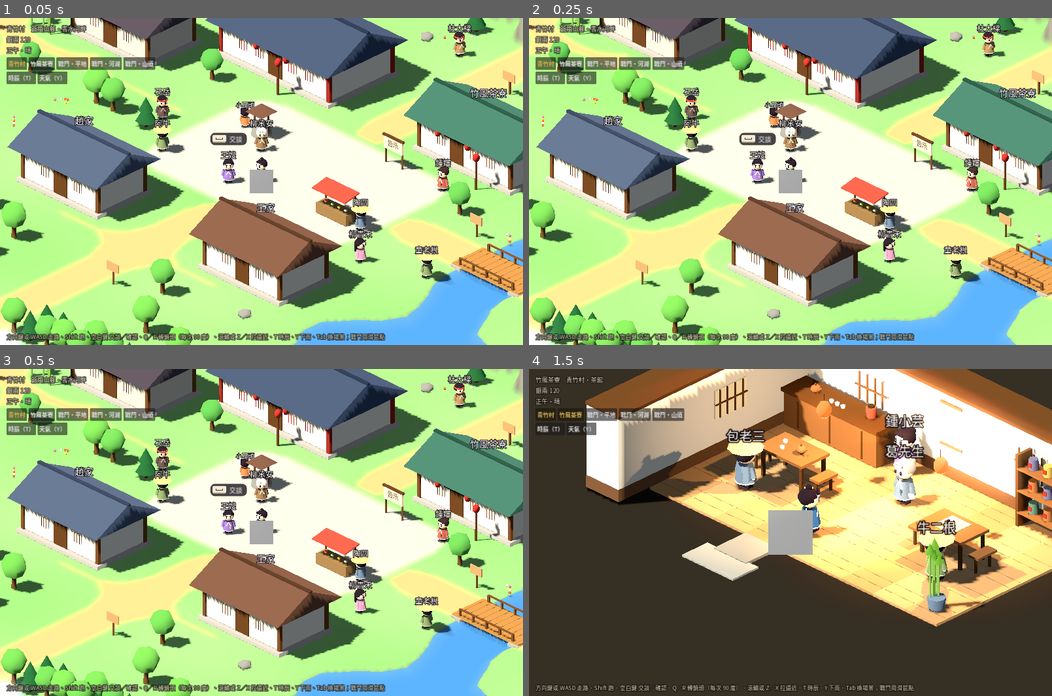
Above: before the commit, frames 1-4 (two rows, left to right).
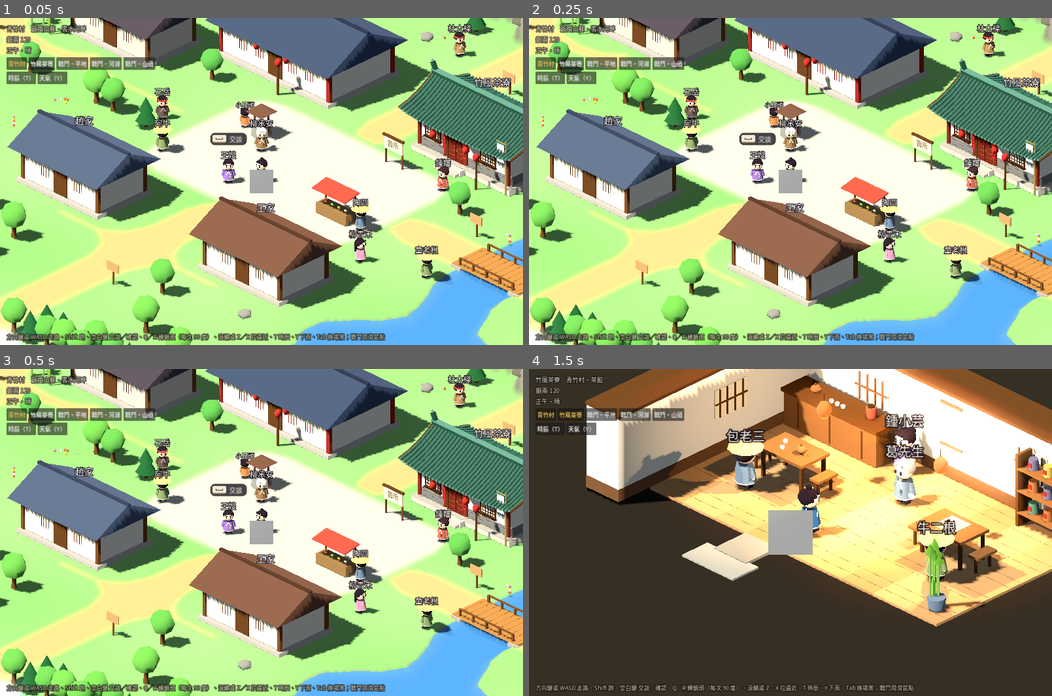
Above: after the commit, the same moments.

Repository: aidankaokao/wuxia-pixel-game
Game: Godot game, scene res://scenes/main.tscn
Same seed, same stepped clock (60 frames per second), same inputs: the game is played once before the commit and once after it.
Inputs (mouse positions are in pixels of both pictures, inside the frame that each line leads up to):
- Up to frame 1 (0.05 s): no input
- Up to frame 2 (0.25 s): no input
- Up to frame 3 (0.5 s): no input
- Up to frame 4 (1.5 s): click "竹風茶寮" at 0.5 s; tap Enter at 1.25 s; move the mouse to (905, 516) at 1.27 s; hold Right from 1.28 s (still down); hold Z from 1.28 s (still down); click (905, 516) at 1.42 s

The runs differ from the first frame. In frame 1, 4.4% of the frame differs, in the area x 76-100%, y 0-55%; in frame 2, 4.4%; in frame 3, 4.4%; in frame 4, nothing differs.

Commit message:
Godot 版：山上的植被與青苔、精細版竹風茶寮（筒瓦屋頂、飛簷、斗拱、格子窗、門釘、春聯、幌子）
Co-Authored-By: Claude Opus 5.5 <noreply@anthropic.com>

Diff:
--- /dev/null
+++ b/godot/scripts/fine_house.gd
@@ -0,0 +1,268 @@
+class_name FineHouse
+## 精細版的房子（先做竹風茶寮給使用者看）：
+## - 屋頂：中間微微下凹的兩面坡，一行行筒瓦從屋脊排到屋簷，簷口一排瓦當；屋脊兩端往上翹，屋簷四角飛起；兩頭有博風板。
+## - 屋身：石砌台基與門前石階、朱紅圓柱、柱頭的小斗拱、額枋、下半截磚牆；格子窗（窗櫺）、兩扇門板（門釘、門環）、
+##   門邊一對春聯、門楣上的匾額、簷下兩盞燈籠，門前一支寫著「茶」的幌子。
+## 座標跟 village.gd 的 _building 一樣：原點在佔地左上角，x 往右 w 格、z 往前 d 格，門在最前排。
+
+const PLINTH := 0.25
+const WALL_H := 1.5
+
+
+## v 是村子（燈籠要登記到它的 lamps 才會隨時辰亮）；回傳整棟房子
+static func build(v: Village, b: Dictionary) -> Node3D:
+	var st: Dictionary = b.st
+	var w: float = st.w
+	var d: float = st.h
+	var root := Node3D.new()
+	var front := d - 0.3
+	var back := 0.7
+	var cz := (front + back) / 2.0
+	var door_x: float = st.door + 0.5
+	var timber := Color("7a3226")
+	var wood := Color("5a3a22")
+	var plaster := Color("ece2cc")
+	var stone := Color("b8b0a0")
+	var base_y := PLINTH
+	var top_y := PLINTH + WALL_H
+
+	# ── 台基與石階 ──
+	root.add_child(Mk.box(Vector3(w - 0.05, PLINTH, front - back + 0.5), stone, Vector3(w / 2.0, PLINTH / 2.0, cz)))
+	root.add_child(Mk.box(Vector3(w - 0.05, 0.04, front - back + 0.5), stone.darkened(0.12), Vector3(w / 2.0, PLINTH + 0.01, cz)))
+	for i in 2:
+		root.add_child(Mk.box(Vector3(1.5 - i * 0.2, PLINTH * (1 - i * 0.5), 0.28), stone.darkened(0.05 * i), Vector3(door_x, PLINTH * (1 - i * 0.5) / 2.0, front + 0.36 + i * 0.22)))
+
+	# ── 牆：下半截磚、上半截白牆（四面） ──
+	var body_w := w - 0.5
+	var body_d := front - back - 0.1
+	var wx := w / 2.0
+	root.add_child(Mk.box(Vector3(body_w, WALL_H, body_d), plaster, Vector3(wx, base_y + WALL_H / 2.0, cz)))
+	root.add_child(Mk.box(Vector3(body_w + 0.02, 0.45, body_d + 0.02), Color("7a7670"), Vector3(wx, base_y + 0.225, cz)))
+	# 磚縫
+	for k in 3:
+		root.add_child(Mk.box(Vector3(body_w + 0.03, 0.015, body_d + 0.03), Color("5e5a54"), Vector3(wx, base_y + 0.11 + k * 0.12, cz)))
+	var fz := cz + body_d / 2.0 + 0.01
+
+	# ── 柱子：前排（兩端、門兩側）、後排兩端；柱頭一個小斗拱 ──
+	var cols := [0.3, door_x - 0.62, door_x + 0.62, w - 0.3]
+	for x in cols:
+		_pillar(root, Vector3(x, base_y, fz + 0.06), timber)
+	for x in [0.3, w - 0.3]:
+		_pillar(root, Vector3(x, base_y, cz - body_d / 2.0 - 0.06), timber)
+	# 額枋（柱子之間的橫樑）與樑上的彩繪色帶
+	root.add_child(Mk.box(Vector3(w - 0.4, 0.18, 0.12), timber, Vector3(wx, top_y - 0.12, fz + 0.06)))
+	root.add_child(Mk.box(Vector3(w - 0.6, 0.06, 0.13), Color("3e6656"), Vector3(wx, top_y - 0.12, fz + 0.065)))
+
+	# ── 門：兩扇門板、門釘、門環，門框 ──
+	var leaf_w := 0.48
+	for side in [-1, 1]:
+		var cx: float = door_x + side * leaf_w / 2.0
+		root.add_child(Mk.box(Vector3(leaf_w - 0.03, 1.15, 0.06), Color("6a2a20"), Vector3(cx, base_y + 0.575, fz + 0.02)))
+		for r in 4:
+			for c in 3:
+				root.add_child(Mk.ball(0.018, Color("d8b060"), Vector3(cx - 0.13 + c * 0.13, base_y + 0.3 + r * 0.22, fz + 0.06), 4))
+		var ring := MeshInstance3D.new()
+		var tm := TorusMesh.new()
+		tm.inner_radius = 0.035
+		tm.outer_radius = 0.05
+		tm.rings = 8
+		tm.ring_segments = 4
+		ring.mesh = tm
+		ring.material_override = Mk.mat(Color("c9a46a"))
+		ring.rotation.x = PI / 2.0
+		ring.position = Vector3(door_x + side * 0.08, base_y + 0.6, fz + 0.07)
+		root.add_child(ring)
+	root.add_child(Mk.box(Vector3(leaf_w * 2 + 0.16, 0.1, 0.1), wood, Vector3(door_x, base_y + 1.2, fz + 0.04)))
+	for side in [-1, 1]:
+		root.add_child(Mk.box(Vector3(0.08, 1.2, 0.1), wood, Vector3(door_x + side * (leaf_w + 0.04), base_y + 0.6, fz + 0.04)))
+
+	# ── 春聯（門邊兩根柱子上） ──
+	var lines := ["竹影搖風", "茶香引客"]
+	for i in 2:
+		var x: float = door_x + (-0.62 if i == 0 else 0.62)
+		root.add_child(Mk.box(Vector3(0.15, 0.82, 0.02), Color("c8302a"), Vector3(x, base_y + 0.85, fz + 0.16)))
+		var t := Label3D.new()
+		t.text = "\n".join(Array(lines[i].split("")))
+		t.font = Ui.font()
+		t.font_size = 22
+		t.pixel_size = 0.0055
+		t.line_spacing = -6
+		t.modulate = Color("1e1a18")
+		t.outline_size = 0
+		t.position = Vector3(x, base_y + 0.85, fz + 0.175)
+		root.add_child(t)
+
+	# ── 格子窗：前面門兩側各一扇、兩側牆各一扇 ──
+	for x in [(0.3 + door_x - 0.62) / 2.0, (door_x + 0.62 + w - 0.3) / 2.0]:
+		_lattice(root, Vector3(x, base_y + 0.95, fz + 0.015), 0.0, wood)
+	_lattice(root, Vector3(wx - body_w / 2.0 - 0.015, base_y + 0.95, cz), -PI / 2.0, wood)
+	_lattice(root, Vector3(wx + body_w / 2.0 + 0.015, base_y + 0.95, cz), PI / 2.0, wood)
+
+	# ── 匾額 ──
+	var sign_text: String = b.get("sign", "")
+	if sign_text != "":
+		var bw := 0.4 + sign_text.length() * 0.27
+		root.add_child(Mk.box(Vector3(bw + 0.08, 0.42, 0.05), Color("c9a46a"), Vector3(door_x, top_y - 0.02, fz + 0.14)))
+		root.add_child(Mk.box(Vector3(bw, 0.34, 0.06), Color("2a1f18"), Vector3(door_x, top_y - 0.02, fz + 0.15)))
+		var t2 := Label3D.new()
+		t2.text = sign_text
+		t2.font = Ui.font()
+		t2.font_size = 44
+		t2.pixel_size = 0.005
+		t2.modulate = Color("f0c860")
+		t2.outline_size = 0
+		t2.position = Vector3(door_x, top_y - 0.02, fz + 0.185)
+		root.add_child(t2)
+
+	# ── 屋頂 ──
+	_roof(root, st, w, back, front, cz, top_y + 0.05)
+
+	# ── 簷下燈籠、門前幌子 ──
+	for lx in [door_x - 1.0, door_x + 1.0]:
+		v._lantern(root, Vector3(lx, top_y - 0.35, fz + 0.45))
+	_flag(root, Vector3(w - 0.25, 0, front + 0.25), "茶")
+	return root
+
+
+## 圓柱：柱礎（石墩）、紅漆柱身、柱頭斗拱
+static func _pillar(root: Node3D, at: Vector3, timber: Color) -> void:
+	root.add_child(Mk.cyl(0.13, 0.15, 0.1, Color("a8a090"), at + Vector3(0, 0.05, 0), 8))
+	root.add_child(Mk.cyl(0.085, 0.09, WALL_H, timber, at + Vector3(0, WALL_H / 2.0, 0), 10))
+	root.add_child(Mk.box(Vector3(0.26, 0.08, 0.26), Color("5a3a22"), at + Vector3(0, WALL_H + 0.02, 0)))
+	root.add_child(Mk.box(Vector3(0.4, 0.07, 0.14), Color("3e6656"), at + Vector3(0, WALL_H + 0.09, 0)))
+
+
+## 格子窗：木框、糊窗紙、直橫的窗櫺；yaw 是面向（0 朝前）
+static func _lattice(root: Node3D, at: Vector3, yaw: float, wood: Color) -> void:
+	var g := Node3D.new()
+	g.position = at
+	g.rotation.y = yaw
+	root.add_child(g)
+	var ww := 0.9
+	var hh := 0.62
+	g.add_child(Mk.box(Vector3(ww, hh, 0.02), Color("f2e6c4"), Vector3.ZERO))
+	for s in [-1, 1]:
+		g.add_child(Mk.box(Vector3(ww + 0.08, 0.06, 0.05), wood, Vector3(0, s * hh / 2.0, 0.02)))
+		g.add_child(Mk.box(Vector3(0.06, hh, 0.05), wood, Vector3(s * ww / 2.0, 0, 0.02)))
+	for i in range(1, 6):
+		g.add_child(Mk.box(Vector3(0.02, hh, 0.03), wood, Vector3(-ww / 2.0 + i * ww / 6.0, 0, 0.02)))
+	for i in range(1, 4):
+		g.add_child(Mk.box(Vector3(ww, 0.02, 0.03), wood, Vector3(0, -hh / 2.0 + i * hh / 4.0, 0.02)))
+	# 窗台
+	g.add_child(Mk.box(Vector3(ww + 0.14, 0.05, 0.12), wood, Vector3(0, -hh / 2.0 - 0.05, 0.05)))
+
+
+## 屋頂：兩面坡（中間略凹）＋筒瓦＋瓦當＋屋脊（兩端翹起）＋博風板；屋簷四角飛起
+static func _roof(root: Node3D, st: Dictionary, w: float, back: float, front: float, cz: float, eave_y: float) -> void:
+	var over_x := 0.4
+	var over_z := 0.6
+	var x0 := -over_x + 0.05
+	var x1 := w + over_x - 0.05
+	var rise := 1.15
+	var ridge_y := eave_y + rise
+	var sag := 0.1
+	var lift := 0.22
+	var roof_c := Color(st.roof)
+	var dark := Color(st.roofDark)
+	var light := Color(st.roofLight)
+	var slopes := [front + over_z, back - over_z]
+	# 斜面上的一點：x 沿屋長，t 從屋脊（0）到屋簷（1）
+	var P := func(ze: float, x: float, t: float) -> Vector3:
+		var e := absf(x - w / 2.0) / ((x1 - x0) / 2.0)
+		return Vector3(x, lerpf(ridge_y, eave_y, t) - sag * sin(PI * t) + lift * pow(e, 4.0) * t * t, lerpf(cz, ze, t))
+	var slab_m := StandardMaterial3D.new()
+	slab_m.albedo_color = dark
+	slab_m.diffuse_mode = BaseMaterial3D.DIFFUSE_TOON
+	slab_m.cull_mode = BaseMaterial3D.CULL_DISABLED
+	# 底板（兩面坡各一片，切成格子才彎得起來）
+	for ze in slopes:
+		var st2 := SurfaceTool.new()
+		st2.begin(Mesh.PRIMITIVE_TRIANGLES)
+		var nx := 24
+		var nt := 6
+		for i in nx:
+			for j in nt:
+				var xa := lerpf(x0, x1, float(i) / nx)
+				var xb := lerpf(x0, x1, float(i + 1) / nx)
+				var ta := float(j) / nt
+				var tb := float(j + 1) / nt
+				var a: Vector3 = P.call(ze, xa, ta)
+				var bb: Vector3 = P.call(ze, xb, ta)
+				var c: Vector3 = P.call(ze, xb, tb)
+				var dd: Vector3 = P.call(ze, xa, tb)
+				for q in [a, bb, c, a, c, dd]:
+					st2.add_vertex(q)
+		st2.generate_normals()
+		var mi := MeshInstance3D.new()
+		mi.mesh = st2.commit()
+		mi.material_override = slab_m
+		root.add_child(mi)
+	# 筒瓦：一行行從屋脊排到屋簷（沿著彎曲的斜面分三段），簷口一個圓瓦當
+	var tube := CylinderMesh.new()
+	tube.top_radius = 1.0
+	tube.bottom_radius = 1.0
+	tube.height = 1.0
+	tube.radial_segments = 6
+	tube.rings = 1
+	var tiles := Mk.Batch.new(tube, roof_c)
+	var cap := Mk.Batch.new(tube, light)
+	var step := 0.2
+	var n := int((x1 - x0 - 0.1) / step)
+	for ze in slopes:
+		var normal_up := 0.045
+		for i in n + 1:
+			var x := x0 + 0.05 + i * (x1 - x0 - 0.1) / n
+			var segs := 4
+			for k in segs:
+				var a: Vector3 = P.call(ze, x, float(k) / segs) + Vector3(0, normal_up, 0)
+				var bb: Vector3 = P.call(ze, x, float(k + 1) / segs) + Vector3(0, normal_up, 0)
+				tiles.add_xf(Mk.span(a, bb, Vector2(0.05, 0.05)))
+			var end: Vector3 = P.call(ze, x, 1.0) + Vector3(0, normal_up, 0)
+			var dir: Vector3 = (end - (P.call(ze, x, 0.92) + Vector3(0, normal_up, 0))).normalized()
+			cap.add_xf(Mk.span(end, end + dir * 0.03, Vector2(0.065, 0.065)))
+	for bt in [tiles, cap]:
+		root.add_child(bt.build())
+	# 屋脊：一條粗脊，兩端往上翹（鴟尾）
+	var rz := cz
+	root.add_child(Mk.box(Vector3(x1 - x0 + 0.1, 0.18, 0.24), dark, Vector3(w / 2.0, ridge_y + 0.07, rz)))
+	root.add_child(Mk.box(Vector3(x1 - x0 + 0.14, 0.05, 0.28), light, Vector3(w / 2.0, ridge_y + 0.18, rz)))
+	for side in [-1, 1]:
+		var ex: float = w / 2.0 + side * (x1 - x0) / 2.0
+		var tail := Mk.box(Vector3(0.14, 0.42, 0.2), dark, Vector3(ex - side * 0.02, ridge_y + 0.32, rz))
+		tail.rotation.z = -side * 0.45
+		root.add_child(tail)
+		root.add_child(Mk.ball(0.08, light, Vector3(ex + side * 0.08, ridge_y + 0.55, rz), 6))
+	# 博風板：兩頭沿著斜面的木板
+	for ze in slopes:
+		for x in [x0, x1]:
+			for k in 4:
+				var a: Vector3 = P.call(ze, x, float(k) / 4.0)
+				var bb: Vector3 = P.call(ze, x, float(k + 1) / 4.0)
+				var board := MeshInstance3D.new()
+				var bm := BoxMesh.new()
+				bm.size = Vector3(1, 1, 1)
+				board.mesh = bm
+				board.material_override = Mk.mat(Color("5a3a22"))
+				board.transform = Mk.span(a + Vector3(0, 0.02, 0), bb + Vector3(0, 0.02, 0), Vector2(0.06, 0.16))
+				root.add_child(board)
+
+
+## 幌子：竹竿、橫桿、垂下的布幅（寫一個字）
+static func _flag(root: Node3D, at: Vector3, ch: String) -> void:
+	root.add_child(Mk.cyl(0.035, 0.045, 2.6, Color("8a7a48"), at + Vector3(0, 1.3, 0), 6))
+	root.add_child(Mk.box(Vector3(0.6, 0.04, 0.04), Color("8a7a48"), at + Vector3(-0.28, 2.45, 0)))
+	var cloth := Mk.box(Vector3(0.42, 0.95, 0.025), Color("f2e8d2"), at + Vector3(-0.32, 1.95, 0))
+	root.add_child(cloth)
+	root.add_child(Mk.box(Vector3(0.46, 0.08, 0.03), Color("3e6656"), at + Vector3(-0.32, 2.4, 0)))
+	for k in 3:
+		root.add_child(Mk.cone(0.05, 0.12, Color("3e6656"), at + Vector3(-0.46 + k * 0.14, 1.42, 0), 4))
+		root.get_child(root.get_child_count() - 1).rotation.x = PI
+	var t := Label3D.new()
+	t.text = ch
+	t.font = Ui.font()
+	t.font_size = 64
+	t.pixel_size = 0.006
+	t.modulate = Color("a82a22")
+	t.outline_size = 0
+	t.position = at + Vector3(-0.32, 1.95, 0.016)
+	root.add_child(t)
--- a/godot/scripts/mk.gd
+++ b/godot/scripts/mk.gd
@@ -110,6 +110,11 @@
 		xf.append(Transform3D(b, pos))
 		colors.append(base if color.r < 0 else color)
 
+	## 用完整的變換放一個（可以任意轉向，例如沿著屋頂斜面躺著的瓦）
+	func add_xf(t: Transform3D, color := Color(-1, 0, 0)) -> void:
+		xf.append(t)
+		colors.append(base if color.r < 0 else color)
+
 	func build() -> MultiMeshInstance3D:
 		if xf.is_empty():
 			return null
@@ -127,6 +132,15 @@
 		return mi
 
 
+## 從 a 到 b 的一根棒子（圓柱或方塊的 Y 軸對準 a→b，長度剛好）的變換；mesh 的高要是 1
+static func span(a: Vector3, b: Vector3, thick := Vector2(1, 1)) -> Transform3D:
+	var d := b - a
+	var y := d.normalized()
+	var x := y.cross(Vector3.FORWARD if absf(y.dot(Vector3.FORWARD)) < 0.9 else Vector3.RIGHT).normalized()
+	var z := x.cross(y).normalized()
+	return Transform3D(Basis(x * thick.x, y * d.length(), z * thick.y), (a + b) / 2.0)
+
+
 ## 0–1 之間、跟座標綁定的雜訊（同一格每次都一樣）
 static func h01(x: int, y: int, salt := 0) -> float:
 	var n := (x * 374761393 + y * 668265263 + salt * 2147483647) & 0x7fffffff
--- a/godot/scripts/village.gd
+++ b/godot/scripts/village.gd
@@ -13,11 +13,17 @@
 	"tao": {"x": 32, "y": 22, "face": Vector3(-1, 0, 0), "title": "陶四的貨郎攤", "stock": ["jinchuang", "tea", "herb", "rice", "flour", "egg", "greens", "sugar"], "greet": "走過路過不要錯過！傷藥、茶葉、草藥，樣樣都有。獸皮、獸肉也收！"},
 	"zhong": {"x": 32, "y": 17, "face": Vector3(0, 0, 1), "title": "鍾嬸的茶攤", "stock": ["tea", "egg"], "greet": "來啦！坐下喝碗茶歇歇腳？"},
 }
+## 做成精細版的房子（瓦片屋頂、斗拱、格子窗……，見 fine_house.gd）
+const FINE := ["竹風茶寮"]
+
 ## 做好室內的房子（地圖 id）
 const ROOMS := ["qz_tea"]
 
 var data: Dictionary
 var heights := []
+## 地面網格每個頂點的高度（給山上的樹、石頭找地面高度）
+var _hv := PackedFloat32Array()
+var _vw := 0
 ## 門口那一格 → 房子（走上去就進門）
 var doors := {}
 
@@ -37,6 +43,7 @@
 	_heights()
 	_ground()
 	_plants()
+	_mountain_plants()
 	for b in data.buildings:
 		_building(b)
 	for p in data.props:
@@ -138,6 +145,8 @@
 			var hw := -0.45 * smoothstep(0.25, 0.75, _bil(water, u, v))
 			# 山上多一點起伏（低多邊形的稜角）
 			hv[j * vw + i] = hm + hw + (Mk.h01(i, j, 5) - 0.5) * 0.4 * minf(1.0, hm)
+	_hv = hv
+	_vw = vw
 	# 網格：頂點共用，顏色在頂點上算、在三角形裡漸變（邊界用很窄的漸變，看起來是圓順的線，不會鋸齒）
 	var grass_a := Color("7cb262")
 	var grass_b := Color("8cc070")
@@ -201,6 +210,9 @@
 	col = col.lerp(Color(GROUND[":"]), smoothstep(0.42, 0.58, _bil(path, u, v)))
 	# 山：越高越偏淺灰
 	var rock := Color("7a7466").lerp(Color("9a9484"), minf(1.0, h / 3.0)) * (0.92 + Mk.h01(int(u * 4), int(v * 4), 7) * 0.12)
+	# 山坡上一塊塊的青苔、草皮（低處多、高處少），石色不會整片發白
+	var moss := smoothstep(0.0, 0.5, sin(u * 1.1 + v * 0.7) * 0.5 + sin(v * 1.6 - u * 0.4) * 0.5) * (1.0 - smoothstep(2.5, 4.5, h))
+	rock = rock.lerp(Color("587540"), moss * 0.85)
 	col = col.lerp(rock, smoothstep(0.08, 0.3, h))
 	# 水底：岸邊偏沙色，越深越藍
 	var bed := Color("8a8a6a").lerp(Color("3a5f86"), clampf((-h - 0.1) / 0.3, 0.0, 1.0))
@@ -287,6 +299,113 @@
 			var t := -float(spans) / 2.0 + k
 			var p := Vector3(cx + t, -0.3, cz + off) if along_x else Vector3(cx + off, -0.3, cz + t)
 			g.add_child(Mk.box(Vector3(0.16, 0.6, 0.16), Color("5a3a22"), p))
+
+
+## 地面某一點的高度（u、v 以格為單位）
+func ground_h(u: float, v: float) -> float:
+	var fx := clampf(u * SUB, 0, _vw - 1.001)
+	var fy := clampf(v * SUB, 0, _hv.size() / _vw - 1.001)
+	var x0 := floori(fx)
+	var y0 := floori(fy)
+	var tx := fx - x0
+	var ty := fy - y0
+	var a := _hv[y0 * _vw + x0]
+	var b := _hv[y0 * _vw + x0 + 1]
+	var c := _hv[(y0 + 1) * _vw + x0]
+	var d := _hv[(y0 + 1) * _vw + x0 + 1]
+	return lerpf(lerpf(a, b, tx), lerpf(c, d, tx), ty)
+
+
+## 山上的植被：松樹、灌木叢、草叢、大小石頭，照山的高度疏密不同（山腳密、山頂稀、石頭多），
+## 位置、大小、轉向都隨機打散，看起來雜亂自然
+func _mountain_plants() -> void:
+	var cone := func(r: float, h: float, lift: float, sides := 6) -> Mesh:
+		var m := CylinderMesh.new()
+		m.top_radius = 0.0
+		m.bottom_radius = r
+		m.height = h
+		m.radial_segments = sides
+		m.rings = 1
+		var st := SurfaceTool.new()
+		st.create_from(m, 0)
+		var arr := st.commit_to_arrays()
+		var verts: PackedVector3Array = arr[Mesh.ARRAY_VERTEX]
+		for k in verts.size():
+			verts[k].y += lift
+		arr[Mesh.ARRAY_VERTEX] = verts
+		var out := ArrayMesh.new()
+		out.add_surface_from_arrays(Mesh.PRIMITIVE_TRIANGLES, arr)
+		return out
+	var trunk_m := CylinderMesh.new()
+	trunk_m.top_radius = 0.06
+	trunk_m.bottom_radius = 0.09
+	trunk_m.height = 0.5
+	trunk_m.radial_segments = 5
+	trunk_m.rings = 1
+	var trunk := Mk.Batch.new(trunk_m, Color("5a3e26"))
+	var pine_a := Mk.Batch.new(cone.call(0.42, 0.8, 0.6))
+	var pine_b := Mk.Batch.new(cone.call(0.3, 0.6, 1.0))
+	var pine_c := Mk.Batch.new(cone.call(0.18, 0.4, 1.35))
+	var bush_m := SphereMesh.new()
+	bush_m.radius = 0.3
+	bush_m.height = 0.45
+	bush_m.radial_segments = 6
+	bush_m.rings = 3
+	var bush := Mk.Batch.new(bush_m)
+	var tuft := Mk.Batch.new(cone.call(0.05, 0.28, 0.1, 4))
+	var rock_m := SphereMesh.new()
+	rock_m.radius = 0.4
+	rock_m.height = 0.6
+	rock_m.radial_segments = 5
+	rock_m.rings = 2
+	var rock := Mk.Batch.new(rock_m)
+	var greens := [Color("2f6a3a"), Color("3a7a40"), Color("285a34"), Color("44803e")]
+	var rocks := [Color("7a7466"), Color("8a8474"), Color("6a6658"), Color("948e7e")]
+	for y in H:
+		for x in W:
+			# 山上、以及山腳旁邊一格的草地
+			var near := tile(x, y) == "^"
+			if not near:
+				continue
+			var tall: float = heights[y][x]
+			# 越高越稀、越多石頭（0 山腳 … 1 山頂）
+			var alt := clampf((tall - 0.6) / 2.7, 0.0, 1.0)
+			var count := 3 + int(Mk.h01(x, y, 31) * 3.0)
+			for k in count:
+				var u := x + Mk.h01(x, y, 40 + k)
+				var v := y + Mk.h01(x, y, 60 + k)
+				var r := Mk.h01(x, y, 80 + k)
+				var h := ground_h(u, v)
+				if h < 0.05:
+					continue
+				var p := Vector3(u + ox, h - 0.04, v + oz)
+				var yaw := r * TAU
+				var roll := Mk.h01(x, y, 100 + k)
+				if roll < 0.45 * (1.0 - alt * 0.7):
+					# 松樹：大小不一，有的歪一點
+					var s := 0.6 + r * 0.7
+					var g: Color = greens[(x + y + k) % 4] * (0.9 + r * 0.2)
+					g.a = 1
+					trunk.add(p + Vector3(0, 0.25 * s, 0), Vector3.ONE * s, yaw)
+					pine_a.add(p, Vector3.ONE * s, yaw, g)
+					pine_b.add(p, Vector3.ONE * s, yaw, g)
+					if s > 0.9:
+						pine_c.add(p, Vector3.ONE * s, yaw, g)
+				elif roll < 0.62:
+					var g2: Color = greens[(x * 3 + k) % 4].lerp(Color("6a8a3a"), r * 0.5)
+					bush.add(p + Vector3(0, 0.1, 0), Vector3(1, 0.8, 1) * (0.6 + r * 0.6), yaw, g2)
+				elif roll < 0.8 + alt * 0.1:
+					# 石頭：半埋在坡裡，扁的、尖的都有
+					var c: Color = rocks[(x + k) % 4]
+					rock.add(p + Vector3(0, 0.02, 0), Vector3(0.6 + r * 0.9, 0.4 + Mk.h01(x, y, 120 + k) * 0.7, 0.5 + r * 0.7), yaw, c)
+				else:
+					for t in 3:
+						var q := p + Vector3((Mk.h01(x, y, 140 + k * 3 + t) - 0.5) * 0.3, 0, (Mk.h01(x, y, 160 + k * 3 + t) - 0.5) * 0.3)
+						tuft.add(q, Vector3.ONE * (0.8 + r * 0.5), 0, Color("7a9a48").lerp(Color("a8a058"), alt))
+	for b in [trunk, pine_a, pine_b, pine_c, bush, tuft, rock]:
+		var mi: MultiMeshInstance3D = b.build()
+		if mi:
+			add_child(mi)
 
 
 func _plants() -> void:
@@ -408,6 +527,13 @@
 	var dt := Vector2i(int(b.x + st.door), int(b.y + d - 1))
 	doors[dt] = b
 	props.append({"node": null, "def": {"sprite": "door", "label": "進去", "lines": [], "door": dt}, "at": Vector2(dt.x + 0.5, dt.y + 0.5)})
+	# 做好精細版的房子（fine_house.gd）
+	if b.name in FINE:
+		root.add_child(FineHouse.build(self, b))
+		var lb := Mk.label(b.name, 36)
+		lb.position = Vector3(w / 2.0, 3.7, d / 2.0)
+		root.add_child(lb)
+		return
 	var wall := Color(st.get("wall", "e8dcc4"))
 	var timber := Color(st.get("timber", "6a4428"))
 	var cx := w / 2.0
Not shown, changed: CLAUDE.md
Not shown, changed: PLAN.md
